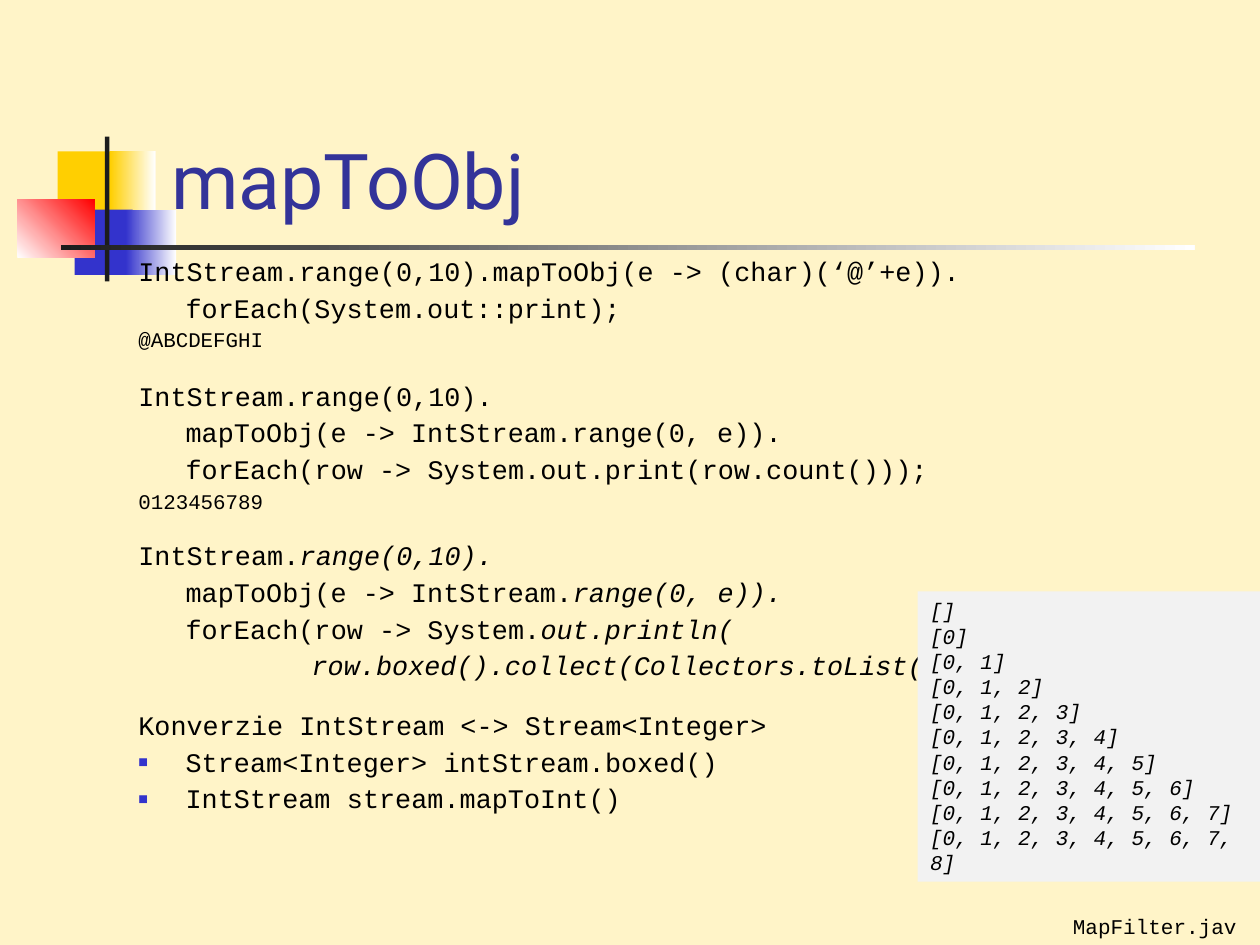
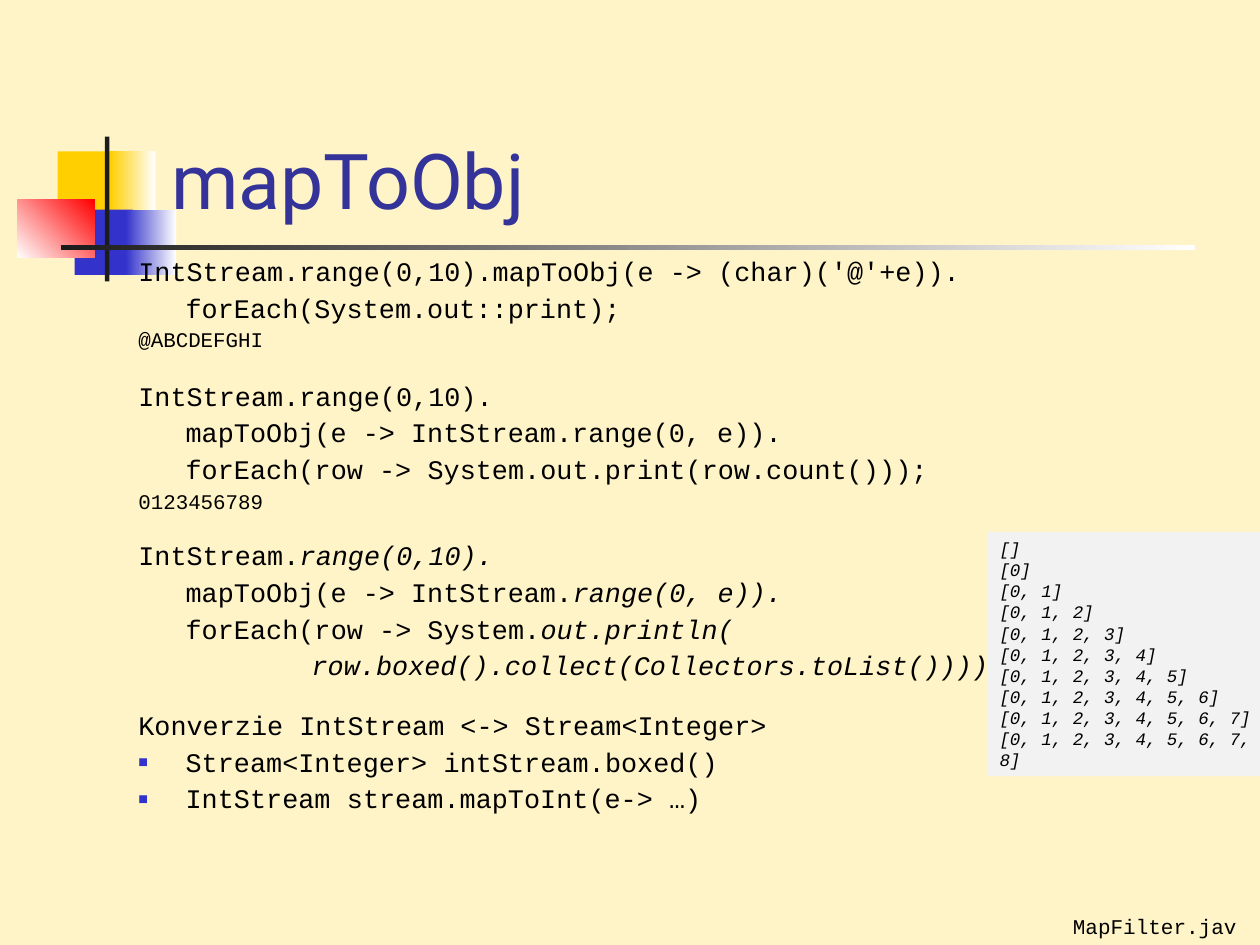
Before and after one commit to Programovanie4/Prednasky, a slide deck: slide 30 of 07/07_java.ppt (slide 26 before the commit). Drawn at 1260x945 pixels with LibreOffice and Linux fonts; fonts in the diff are those of the drawing. Boxes give left, top, right and bottom in pixels: in the first picture for what was removed or moved away, otherwise in the second. Text is boxed around its words. In the diff, an @@ line names an element or a change of style, - is before the commit and + after.

```diff
--- a/07/07_java.ppt
+++ b/07/07_java.ppt
@@ text at box(138, 262, 960, 287): text changed @@
-IntStream.range(0,10).mapToObj(e -> (char)(‘@’+e)).
+IntStream.range(0,10).mapToObj(e -> (char)('@'+e)).
@@ rectangle "[]": place and size @@
-rectangle "[]" at box(917, 591, 1260, 881)
+rectangle "[]" at box(988, 532, 1260, 776)
@@ rectangle "[]" at box(988, 532, 1260, 776): size 12 to 10 pt @@
@@ text at box(186, 790, 653, 814): text changed @@
-■ IntStream stream.mapToInt()
+■ IntStream stream.mapToInt(e-> …)
```
Also in this commit, not shown: 5 other slides changed, 4 slides added, 4 other files.
